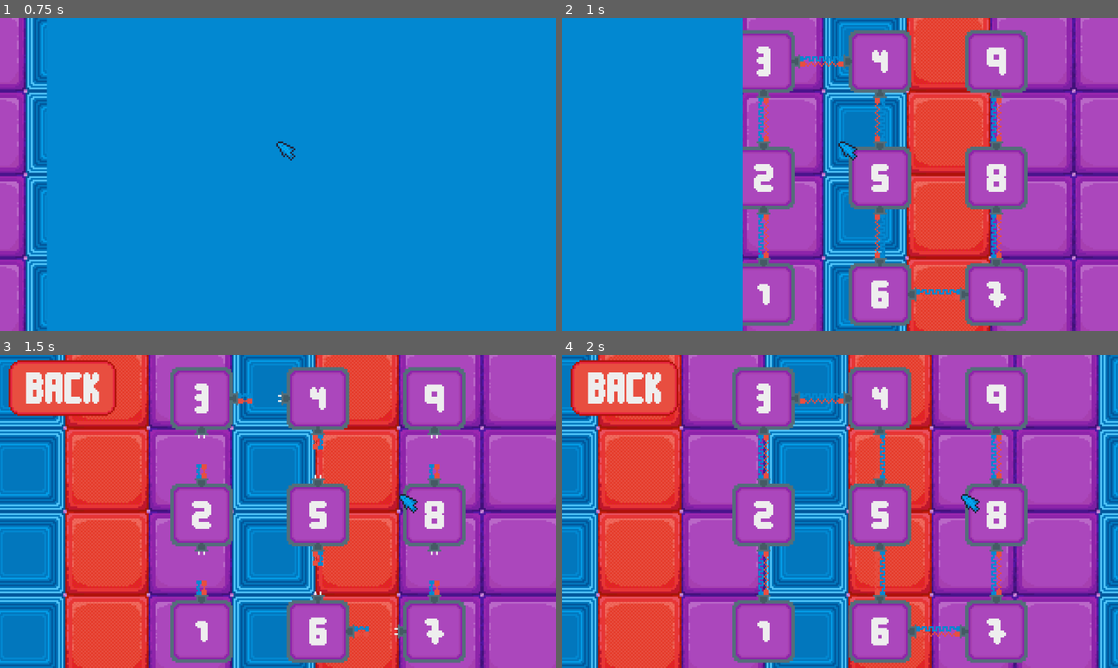
Above: before the commit, frames 1-4 (two rows, left to right).
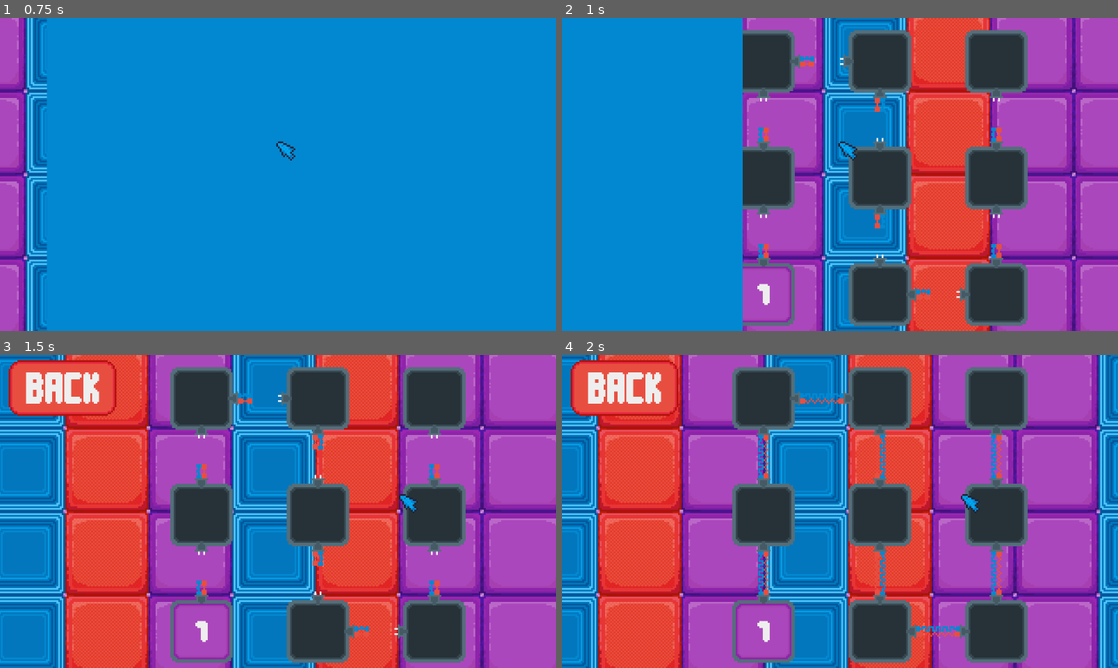
Above: after the commit, the same moments.

Repository: EmilPok/RpurpleB
Game: Godot game, scene res://scenes/UI/main_menu.tscn
Two runs of this game, one before a commit and one after it. Both use one fixed random seed, a clock stepped at 60 frames per second and the inputs below.
Inputs (mouse positions are in pixels of both pictures, inside the frame that each line leads up to):
- Up to frame 1 (0.75 s): click (278, 143) at 0.5 s
- Up to frame 2 (1 s): no input
- Up to frame 3 (1.5 s): tap Enter (ui_accept) at 1.25 s; move the mouse to (400, 495) at 1.27 s; hold D (right) from 1.28 s (still down); right-click (400, 495) at 1.35 s
- Up to frame 4 (2 s): keep holding D (right); tap Space (jump) at 1.52 s

Frame 1 is identical in both runs. In frame 2, 15% of the frame differs, in the area x 32-84%, y 4-98%; in frame 3, 14%; in frame 4, 14%.

Commit message:
small fix

Diff:
--- a/scripts/autoloads/global.gd
+++ b/scripts/autoloads/global.gd
@@ -2,6 +2,6 @@
 
 var do_anim = false
 var last_levels_completed = 0 # TESTS
-var levels_completed = 10 # TESTS
+var levels_completed = 0 # TESTS
 var selected_level = 0
 var finished = false
